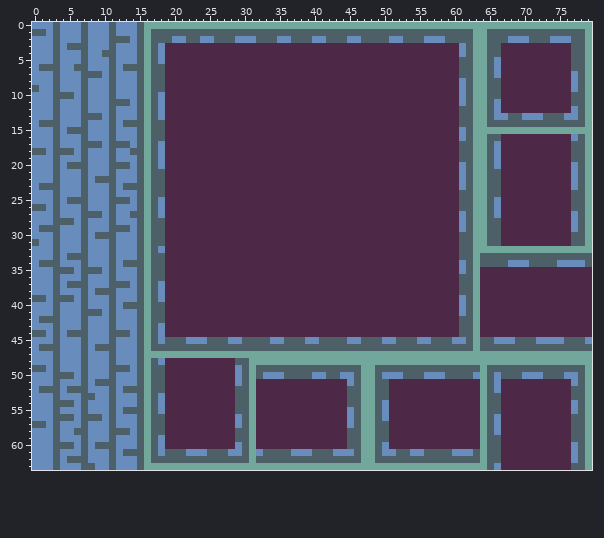
Sprite sheet: assets/worlds/ship.png. That is the earlier state.
The file is 80x64 pixels.
After the commit:
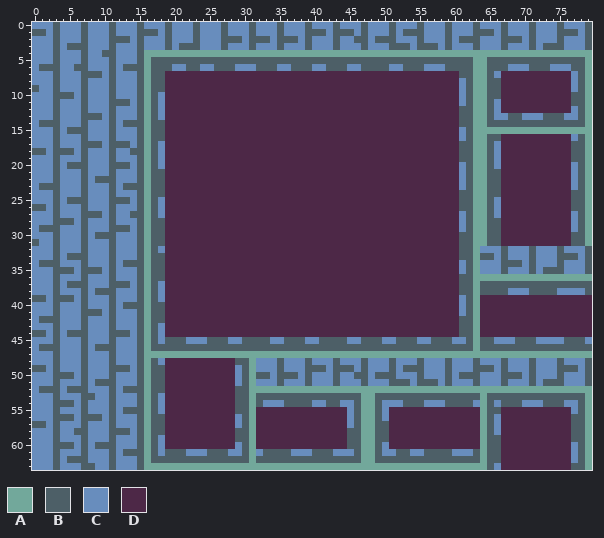
Palette (. is transparent): A #72a89b  B #4d5f67  C #688dbd  D #4d2847
Diff:
y 0: x 16..79 AAAAAAAAAAAAAAAAAAAAAAAAAAAAAAAAAAAAAAAAAAAAAAAAAAAAAAAAAAAAAAAA -> CCCBCCCBCCCBCCCBCCCBCCCBCCCBCCCBCCCBCCCBCCCBCCCBCCCBCCCBCCCBCCCB
y 1: x 16 A -> B; x 18 B -> C; x 20..22 BBB -> CCC; x 24..26 BBB -> CCC; x 28..30 BBB -> CCC; x 32..34 BBB -> CCC; x 36..38 BBB -> CCC; x 42 B -> C; x 46 B -> C; x 48..50 BBB -> CCC; x 52 B -> C; x 56..58 BBB -> CCC; x 60..64 BBBAA -> CCCBB; x 66 B -> C; x 68..70 BBB -> CCC; x 72..74 BBB -> CCC; x 78..79 BA -> CB
y 2: x 16..18 ABB -> CCC; x 22 B -> C; x 26 B -> C; x 29 C -> B; x 31 C -> B; x 34..36 BCC -> CBB; x 38 B -> C; x 42 B -> C; x 44 B -> C; x 46 C -> B; x 48 B -> C; x 51 C -> B; x 53..54 BB -> CC; x 60 B -> C; x 63..66 AABB -> BCCC; x 68..69 CC -> BB; x 72..73 BB -> CC; x 75 C -> B; x 77..79 BBA -> CCB
y 3: x 16..17 AB -> CC; x 19..60 DDDDDDDDDDDDDDDDDDDDDDDDDDDDDDDDDDDDDDDDDD -> BCBBBCCCBCCCBCCCBCCCBCCCBCCCBCCCBBBCBBBCBC; x 62..79 BAABBDDDDDDDDDDBBA -> CBCCCBCCCBCBBBCCCB
y 4: x 17..62 BCDDDDDDDDDDDDDDDDDDDDDDDDDDDDDDDDDDDDDDDDDDCB -> AAAAAAAAAAAAAAAAAAAAAAAAAAAAAAAAAAAAAAAAAAAAAA; x 65..78 BBDDDDDDDDDDBB -> AAAAAAAAAAAAAA
y 5: x 18..60 CDDDDDDDDDDDDDDDDDDDDDDDDDDDDDDDDDDDDDDDDDD -> BBBBBBBBBBBBBBBBBBBBBBBBBBBBBBBBBBBBBBBBBBB; x 66..76 CDDDDDDDDDD -> BBBBBBBBBBB
y 6: x 19..60 DDDDDDDDDDDDDDDDDDDDDDDDDDDDDDDDDDDDDDDDDD -> BCCBBCCBBBCCCBBBCCBBBCCBBBCCBBBBCCBBBCCCBB; x 66..76 CDDDDDDDDDD -> BBCCCBBBCCC
y 32: x 64..79 AAAAAAAAAAAAAAAA -> CCCBCCCBCCCBCCCB
y 33: x 66 B -> C; x 68..70 BBB -> CCC; x 72..74 BBB -> CCC; x 78 B -> C
y 34: x 64..66 BBB -> CCC; x 68..69 CC -> BB; x 72..75 BBBC -> CCCB
y 35: x 64..79 DDDDDDDDDDDDDDDD -> CCCBCCCBCBBBCCCB
y 36: x 64..79 DDDDDDDDDDDDDDDD -> AAAAAAAAAAAAAAAA
y 37: x 64..79 DDDDDDDDDDDDDDDD -> BBBBBBBBBBBBBBBB
y 38: x 64..79 DDDDDDDDDDDDDDDD -> BBBBCCCBBBBCCCCB
y 48: x 32..79 AAAAAAAAAAAAAAAAAAAAAAAAAAAAAAAAAAAAAAAAAAAAAAAA -> CCCBCCCBCCCBCCCBCCCBCCCBCCCBCCCBCCCBCCCBCCCBCCCB
y 49: x 32..34 BBB -> CCC; x 36..38 BBB -> CCC; x 42 B -> C; x 46..50 BAABB -> CBCCC; x 52 B -> C; x 56..58 BBB -> CCC; x 60..62 BBB -> CCC; x 64 A -> B; x 66 B -> C; x 68..70 BBB -> CCC; x 72..74 BBB -> CCC; x 78..79 BA -> CB
y 50: x 33 C -> B; x 35 C -> B; x 38 B -> C; x 42 B -> C; x 47..48 AA -> BC; x 50..51 CC -> BB; x 53..54 BB -> CC; x 60 B -> C; x 63..65 CAB -> BCC; x 71 C -> B; x 73..74 BB -> CC; x 78..79 BA -> CB
y 51: x 32..44 DDDDDDDDDDDDD -> CCCBCCCBCCCBC; x 46..65 BAABBDDDDDDDDDDDDDAB -> CBCCCBBBCBBBCBCCCBCC; x 67..76 DDDDDDDDDD -> BCCCBCBBBC; x 78..79 BA -> CB
y 52: x 32..46 DDDDDDDDDDDDDBB -> AAAAAAAAAAAAAAA; x 49..63 BBDDDDDDDDDDDDD -> AAAAAAAAAAAAAAA; x 65..78 BCDDDDDDDDDDBB -> AAAAAAAAAAAAAA
y 53: x 32..44 DDDDDDDDDDDDD -> BBBBBBBBBBBBB; x 51..63 DDDDDDDDDDDDD -> BBBBBBBBBBBBB; x 67..76 DDDDDDDDDD -> BBBBBBBBBB
y 54: x 32..45 DDDDDDDDDDDDDB -> BCCCBBBBCCBBCC; x 51..63 DDDDDDDDDDDDD -> CCBBBCCCBBBBC; x 66..76 BDDDDDDDDDD -> CBBBCCCBBBC
Changed places in both pictures, as pixel boxes (x1, y1, x2, y2):
changed: (144, 22, 592, 71)
changed: (480, 246, 592, 295)
changed: (256, 358, 592, 407)
